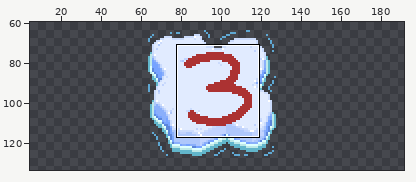
A sprite sheet gets an edit: Assets/Resources/Sprites/IceBerg_Size_3.png. The first picture is a wide view before the edit; the outline marks the close-up.
Close-up. Before the commit:
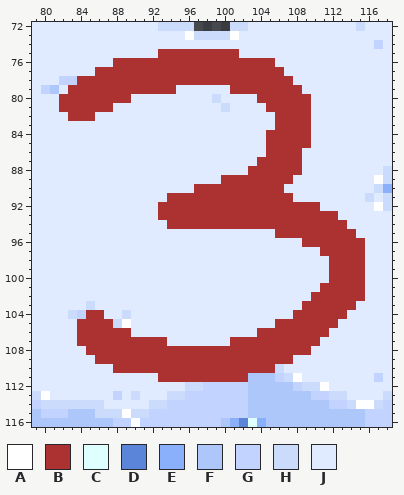
The file is 128x128 pixels. Shown: x 79..118, y 72..116. The old version is drawn lined up with the new one, on the new canvas. The wide view leaves out empty margins. The commit also changed other parts of the picture, which this record leaves out.
Palette (. is transparent): A #ffffff  B #ac3232  C #defffe  D #5b85d9  E #8aaffb  F #aec7fb  G #c1d3fe  H #cbdbfc  J #e1ebff
Pixels before, first column x 79:
 72 JJJJJJJJJJJJJJHHHH....HHJJJJJJJJJJJJHJJJ
 73 JJJJJJJJJJJJJJJJJAHHHHAJJJJJJJJJJJJJJJJJ
 74 JJJJJJJJJJJJJJJJJJJJJJJJJJJJJJJJJJJJJJGJ
 75 JJJJJJJJJJJJJJBBBBBBBBBJJJJJJJJJJJJJJJJJ
 76 JJJJJJJJJBBBBBBBBBBBBBBBBBBJJJJJJJJJJJJJ
 77 JJJJJJJBBBBBBBBBBBBBBBBBBBBBJJJJJJJJJJJJ
 78 JJJGGBBBBBBBBBBBBBBBBBBBBBBBBJJJJJJJJJJJ
 79 JGFJBBBBBBBBBBBBJJJJJJBBBBBBBBJJJJJJJJJJ
 80 JJJBBBBBBBBJJJJJJJJJHJJJJBBBBBBJJJJJJJJJ
 81 JJJBBBBBBJJJJJJJJJJJJHJJJJBBBBBJJJJJJJJJ
 82 JJJJBBBJJJJJJJJJJJJJJJJJJJJBBBBJJJJJJJJJ
 83 JJJJJJJJJJJJJJJJJJJJJJJJJJJBBBBJJJJJJJJJ
 84 JJJJJJJJJJJJJJJJJJJJJJJJJJBBBBBJJJJJJJJJ
 85 JJJJJJJJJJJJJJJJJJJJJJJJJJBBBBBJJJJJJJJJ
 86 JJJJJJJJJJJJJJJJJJJJJJJJJJBBBBJJJJJJJJJJ
 87 JJJJJJJJJJJJJJJJJJJJJJJJJBBBBBJJJJJJJJJJ
 88 JJJJJJJJJJJJJJJJJJJJJJJJBBBBBBJJJJJJJJJH
 89 JJJJJJJJJJJJJJJJJJJJJBBBBBBBBJJJJJJJJJAH
 90 JJJJJJJJJJJJJJJJJJBBBBBBBBBBJJJJJJJJJJHE
 91 JJJJJJJJJJJJJJJBBBBBBBBBBBBBBJJJJJJJJHJH
 92 JJJJJJJJJJJJJJBBBBBBBBBBBBBBBBBBJJJJJJAH
 93 JJJJJJJJJJJJJJBBBBBBBBBBBBBBBBBBBBJJJJJJ
 94 JJJJJJJJJJJJJJJBBBBBBBBBBBBBBBBBBBBJJJJJ
 95 JJJJJJJJJJJJJJJJJJJJJJJJJJJBBBBBBBBBJJJJ
 96 JJJJJJJJJJJJJJJJJJJJJJJJJJJJJJBBBBBBBJJJ
 97 JJJJJJJJJJJJJJJJJJJJJJJJJJJJJJJJBBBBBJJJ
 98 JJJJJJJJJJJJJJJJJJJJJJJJJJJJJJJJJBBBBJJJ
 99 JJJJJJJJJJJJJJJJJJJJJJJJJJJJJJJJJBBBBJJJ
100 JJJJJJJJJJJJJJJJJJJJJJJJJJJJJJJJJBBBBJJJ
101 JJJJJJJJJJJJJJJJJJJJJJJJJJJJJJJJBBBBBJJJ
102 JJJJJJJJJJJJJJJJJJJJJJJJJJJJJJJBBBBBBJJJ
103 JJJJJJHJJJJJJJJJJJJJJJJJJJJJJJBBBBBBJJJJ
104 JJJJHGBBJJHJJJJJJJJJJJJJJJJJJBBBBBBJJJJJ
105 JJJJJBBBBHAJJJJJJJJJJJJJJJJBBBBBBBJJJJJJ
106 JJJJJBBBBBBJJJJJJJJJJJJJJBBBBBBBBJJJJJJJ
107 JJJJJBBBBBBBBBBJJJJJJJBBBBBBBBBBJJJJJJJJ
108 JJJJJJBBBBBBBBBBBBBBBBBBBBBBBBBJJJJJJJJJ
109 JJJJJJJBBBBBBBBBBBBBBBBBBBBBBJJJJJJJJJJJ
110 JJJJJJJJJBBBBBBBBBBBBBBBBBBHJJJJJJJJJJJJ
111 JJJJJJJJJJJJJJBBBBBBBBBBFFFGHAJJJJJJJJGJ
112 JJJJJJJJJJJJJJJJJHHGGGGGFFFFFGHHAJJJJJJJ
113 HAJJJJJJJGJHJJJHHGGGGGGGFFFFFFFGGHHJJJJH
114 GHHHHHHHJJJJJHHGGGGGGGGGFFFFFFFFFGGHAAHG
115 FGGGFFFHHHAHHGGGGGGGGGGGFFFFFFFFFFFFFGGG
116 FFFFFFFFFGGAGGGGGGGGGFEDCEFFFFFFFFFFFGGG
After:
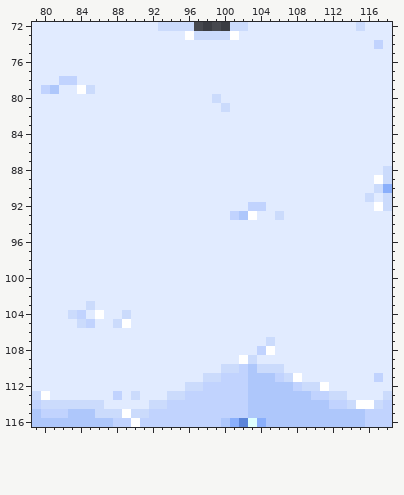
From old to new:
canvas 128x128 -> 192x192, the old top-left corner now at 32,32
y 75: x 93..101 BBBBBBBBB -> JJJJJJJJJ
y 76: x 88..105 BBBBBBBBBBBBBBBBBB -> JJJJJJJJJJJJJJJJJJ
y 77: x 86..106 BBBBBBBBBBBBBBBBBBBBB -> JJJJJJJJJJJJJJJJJJJJJ
y 78: x 84..107 BBBBBBBBBBBBBBBBBBBBBBBB -> JJJJJJJJJJJJJJJJJJJJJJJJ
y 79: x 83..94 BBBBBBBBBBBB -> JAHJJJJJJJJJ; x 101..108 BBBBBBBB -> JJJJJJJJ
y 80: x 82..89 BBBBBBBB -> JJJJJJJJ; x 104..109 BBBBBB -> JJJJJJ
y 81: x 82..87 BBBBBB -> JJJJJJ; x 105..109 BBBBB -> JJJJJ
y 82: x 83..85 BBB -> JJJ; x 106..109 BBBB -> JJJJ
y 83: x 106..109 BBBB -> JJJJ
y 84..85: x 105..109 BBBBB -> JJJJJ
y 86: x 105..108 BBBB -> JJJJ
y 87: x 104..108 BBBBB -> JJJJJ
y 88: x 103..108 BBBBBB -> JJJJJJ
y 89: x 100..107 BBBBBBBB -> JJJJJJJJ
y 90: x 97..106 BBBBBBBBBB -> JJJJJJJJJJ
y 91: x 94..107 BBBBBBBBBBBBBB -> JJJJJJJJJJJJJJ
y 92: x 93..110 BBBBBBBBBBBBBBBBBB -> JJJJJJJJJJGGJJJJJJ
y 93: x 93..112 BBBBBBBBBBBBBBBBBBBB -> JJJJJJJJGFAJJHJJJJJJ
y 94: x 94..113 BBBBBBBBBBBBBBBBBBBB -> JJJJJJJJJJJJJJJJJJJJ
y 95: x 106..114 BBBBBBBBB -> JJJJJJJJJ
y 96: x 109..115 BBBBBBB -> JJJJJJJ
y 97: x 111..115 BBBBB -> JJJJJ
y 98..100: x 112..115 BBBB -> JJJJ
y 101: x 111..115 BBBBB -> JJJJJ
y 102: x 110..115 BBBBBB -> JJJJJJ
y 103: x 109..114 BBBBBB -> JJJJJJ
y 104: x 85..86 BB -> JA; x 108..113 BBBBBB -> JJJJJJ
y 105: x 84..87 BBBB -> HGJJ; x 106..112 BBBBBBB -> JJJJJJJ
y 106: x 84..89 BBBBBB -> JJJJJJ; x 104..111 BBBBBBBB -> JJJJJJJJ
y 107: x 84..93 BBBBBBBBBB -> JJJJJJJJJJ; x 101..110 BBBBBBBBBB -> JJJJHJJJJJ
y 108: x 85..109 BBBBBBBBBBBBBBBBBBBBBBBBB -> JJJJJJJJJJJJJJJJJJJGAJJJJ
y 109: x 86..107 BBBBBBBBBBBBBBBBBBBBBB -> JJJJJJJJJJJJJJJJAHJJJJ
y 110: x 88..105 BBBBBBBBBBBBBBBBBB -> JJJJJJJJJJJJHHGFHH
y 111: x 93..102 BBBBBBBBBB -> JJJJJHHGGG
Pixel boxes of the changes (left, top, right, bottom) in both close-ups:
changed: (59, 49, 365, 382)
